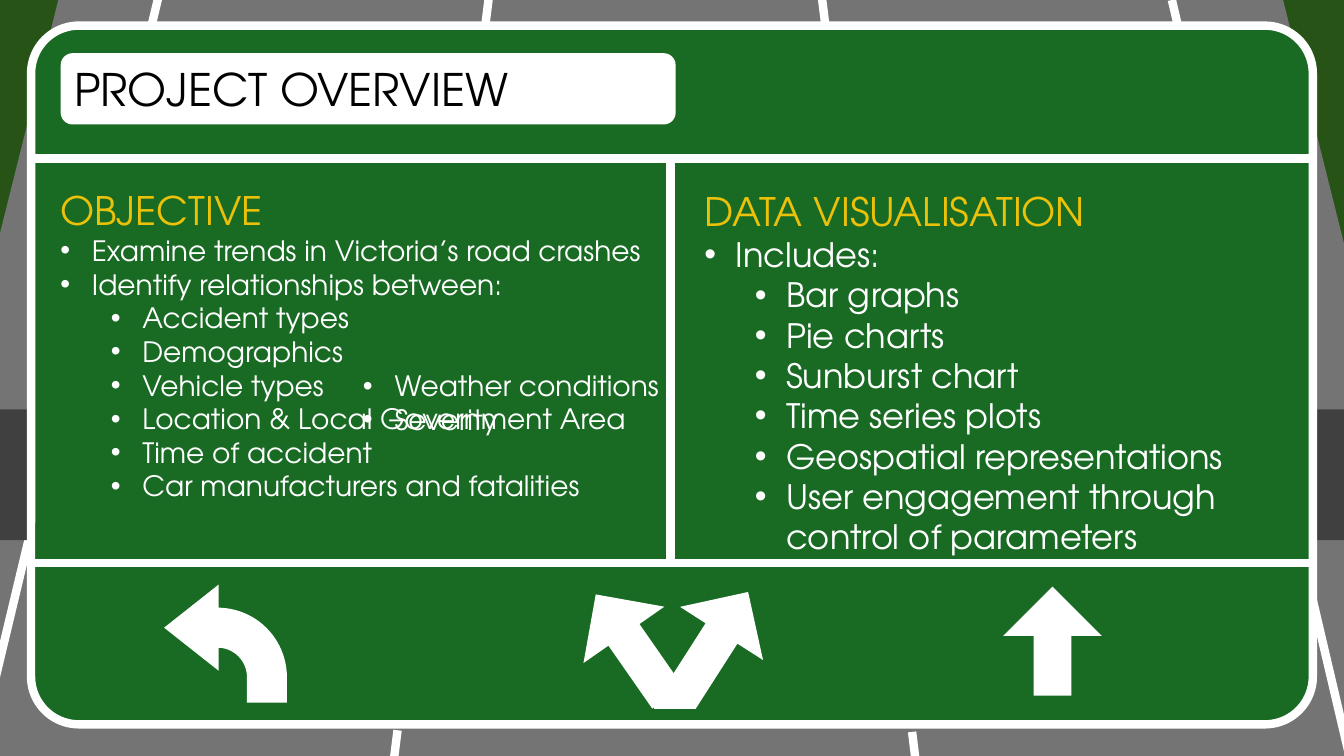
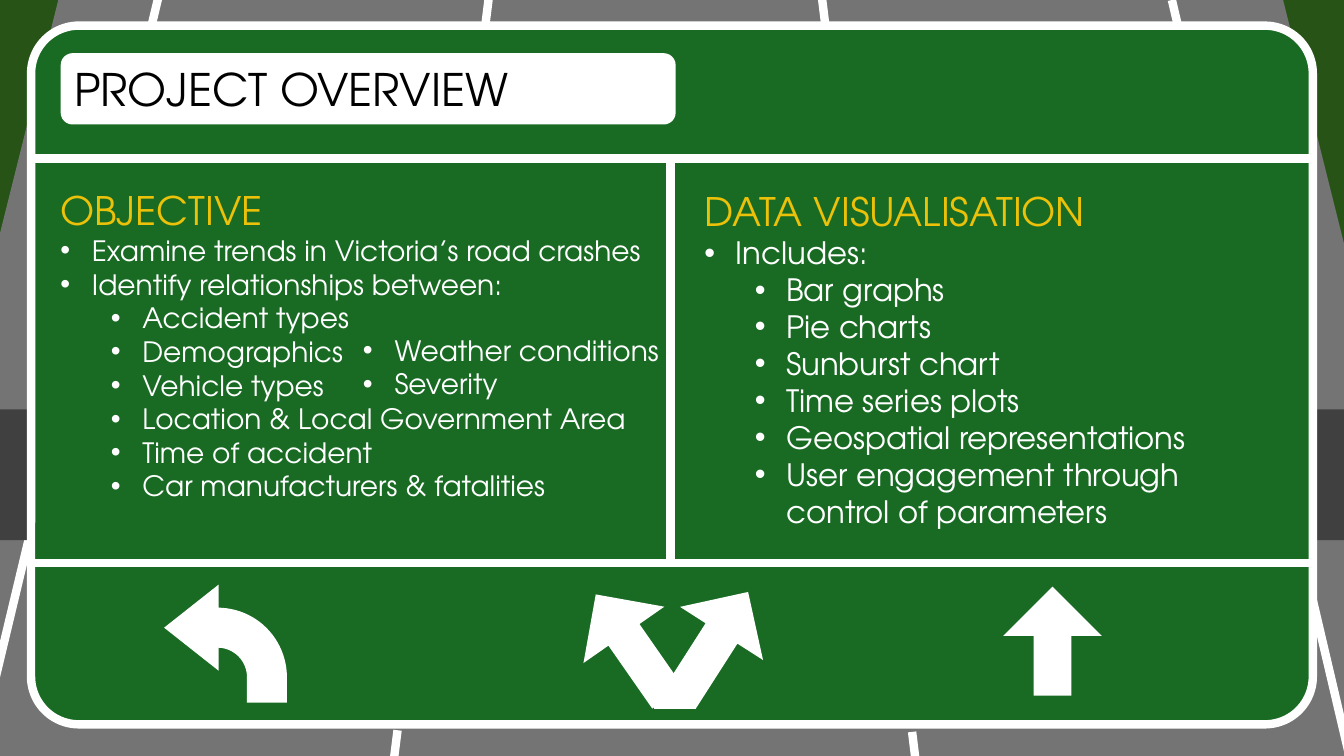
Before and after one commit to RealFakeDoor/Victoria_Road_Crash_Analysis, a slide deck: slide 3 of Presentation/car_crash_slide.pptx. Drawn at 1344x756 pixels with LibreOffice and Linux fonts; fonts in the diff are those of the drawing. Boxes give left, top, right and bottom in pixels: in the first picture for what was removed or moved away, otherwise in the second. Text is boxed around its words. In the diff, an @@ line names an element or a change of style, - is before the commit and + after.

Commit message:
re-format slides

```diff
--- a/Presentation/car_crash_slide.pptx
+++ b/Presentation/car_crash_slide.pptx
@@ text at (736,241,1185,529): size 24 to 22 pt in "Includes:", "Bar graphs", "Pie charts", "Sunburst chart" and 3 more places @@
@@ text "Weather conditions": place and size @@
-text "Weather conditions" at (395,375,659,436)
+text "Weather conditions" at (395,340,659,400)
@@ text at (142,475,545,497): text changed @@
-  • Car manufacturers and fatalities
+  • Car manufacturers & fatalities
```
Also in this commit, not shown: 5 other slides changed.
